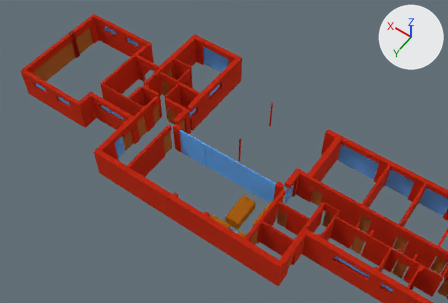
An edit to the glTF model pr-preview/pr-61/models/ground_floor.glb, drawn before and after from the same camera.
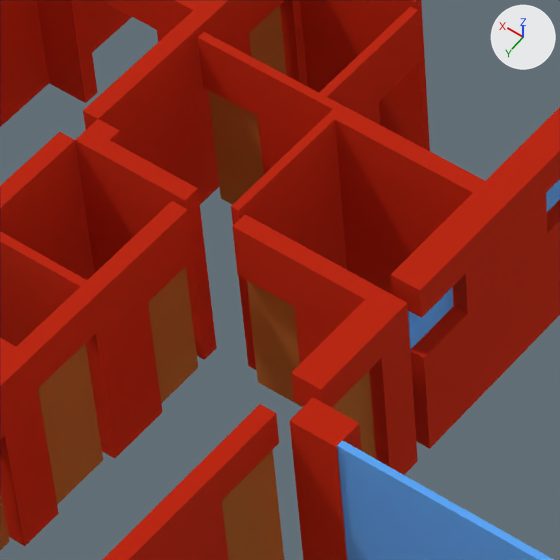
Each version is shown whole from a 50 mm camera at (6.59, 35.22, 42.8) aimed at (26.56, 7.26, -1.14), then close up on the part from 29% to 47% of the width and 22% to 48% of the height. The lights are fixed; the arrows at upper right show +X, +Y and +Z. The last two pictures show the newer version. Where no turn or scale is listed for an object, it has been applied to the vertices.

The older version as bpy lines, for what is in view:
```python
me_masonry_006 = bpy.data.meshes.new('masonry.006')
me_masonry_006.from_pydata(...)  # 16 vertices, 28 faces; spans x 0.22..2.78, y -0.13..0.13, z 0.0..3.0
me_masonry_006.materials.append(mat_mat_0)  # red #e14628
me_masonry_007 = bpy.data.meshes.new('masonry.007')
me_masonry_007.from_pydata(...)  # 12 vertices, 20 faces; spans x 0.0..2.2, y -0.06..0.06, z 0.0..3.0
me_masonry_007.materials.append(mat_mat_0)  # red #e14628
me_masonry_058 = bpy.data.meshes.new('masonry.058')
me_masonry_058.from_pydata(...)  # 20 vertices, 36 faces; spans x -0.23..0.23, y -0.18..4.18, z 0.0..3.0
me_masonry_058.materials.append(mat_mat_0)  # red #e14628
ob_masonry_006 = bpy.data.objects.new('masonry.006', me_masonry_006)
ob_masonry_006.location = (34.97, 5.43, 0.0)
ob_masonry_007 = bpy.data.objects.new('masonry.007', me_masonry_007)
ob_masonry_007.location = (32.45, 5.84, 0.0)
ob_masonry_058 = bpy.data.objects.new('masonry.058', me_masonry_058)
ob_masonry_058.location = (33.08, 11.43, 0.0)
# also in view: 'masonry.059' at (34.88, 6.65, 1.5); 'masonry.061' at (34.97, 2.78, 1.5); 'masonry.005' at (33.76, 3.71, 1.5); 'door.017' at (30.02, 10.8, 1.22); 'door' at (34.2, 5.84, 1.04)
```
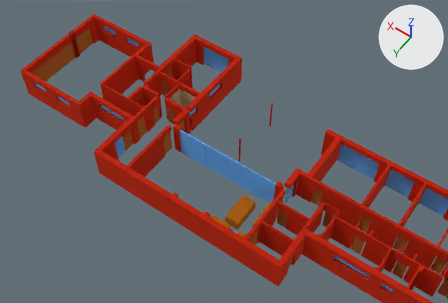
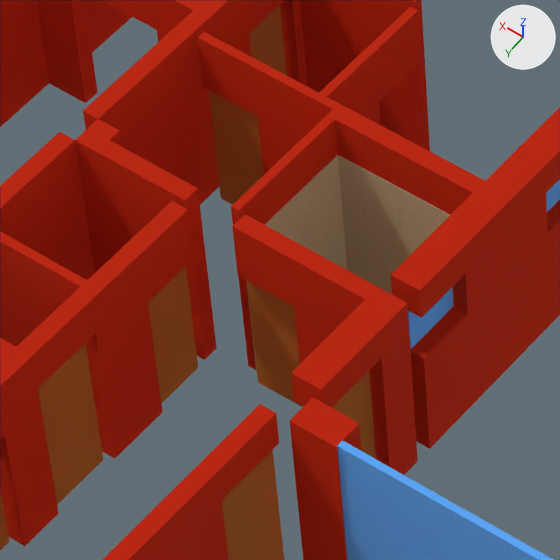
What differs and where, as boxes (x1, y1, x2, y2) in the close-ups (560 x 560 px):
'tile.038', added (beige): after (360, 167, 402, 252)
'tile.020', added (beige): after (309, 155, 343, 247)
'tile.037', added (beige): after (398, 187, 437, 256)
'tile.021', added (beige): after (279, 183, 315, 251)
'tile.039', added (beige): after (338, 155, 365, 232)
'tile.034', added (beige): after (365, 232, 403, 294)
'tile.035', added (beige): after (343, 220, 369, 282)
'tile.016', added (beige): after (315, 221, 347, 270)
'tile.022', added (mostly hidden): after (265, 211, 281, 234)
'tile.036', added (mostly hidden): after (436, 208, 450, 228)

What changed in the scene script:
```text
Add me_tile_035:
    me_tile_035.from_pydata([(31.956, 6.025, -0.021), (31.956, 6.034, -0.021), (32.325, 6.034, -0.017), (32.325, 6.025, -0.017), (32.325, 6.034, 1.158), (32.325, 6.025, 1.158), (31.956, 6.034, 1.158), (31.956, 6.025, 1.158)], [], [(3, 0, 1), (3, 1, 2), (5, 3, 2), (5, 2, 4), (7, 5, 4), (7, 4, 6), (0, 7, 6), (0, 6, 1), (3, 5, 7), (3, 7, 0), (2, 6, 4), (2, 1, 6)])
    me_tile_035.materials.append(mat_mat_6)  # beige #decdb0
Add me_tile_034:
    me_tile_034.from_pydata([(31.354, 6.025, -0.028), (31.354, 6.034, -0.028), (31.954, 6.034, -0.021), (31.954, 6.025, -0.021), (31.954, 6.034, 1.158), (31.954, 6.025, 1.158), (31.354, 6.034, 1.158), (31.354, 6.025, 1.158)], [], [(2, 0, 1), (3, 0, 2), (5, 3, 2), (5, 2, 4), (7, 5, 4), (7, 4, 6), (1, 7, 6), (0, 7, 1), (3, 5, 7), (3, 7, 0), (2, 6, 4), (2, 1, 6)])
    me_tile_034.materials.append(mat_mat_6)  # beige #decdb0
Add me_tile_016:
    me_tile_016.from_pydata([(32.325, 6.025, -0.017), (32.317, 6.025, -0.017), (32.317, 6.625, -0.011), (32.325, 6.625, -0.011), (32.317, 6.625, 1.158), (32.325, 6.625, 1.158), (32.317, 6.025, 1.158), (32.325, 6.025, 1.158)], [], [(2, 0, 1), (3, 0, 2), (5, 3, 2), (5, 2, 4), (7, 5, 4), (7, 4, 6), (0, 7, 6), (0, 6, 1), (7, 0, 3), (7, 3, 5), (6, 2, 1), (6, 4, 2)])
    me_tile_016.materials.append(mat_mat_6)  # beige #decdb0
Add ob_tile_039:
    ob_tile_039 = bpy.data.objects.new('tile.039', me_tile_039)  # a box spanning x 31.956..32.325, y 6.025..6.034, z 1.16..2.36; in mat_mat_6 (beige #decdb0)
    ob_tile_039.location = (0.0, 0.0, 0.0)
Add ob_tile_038:
    ob_tile_038 = bpy.data.objects.new('tile.038', me_tile_038)  # a box spanning x 31.354..31.954, y 6.025..6.034, z 1.16..2.36; in mat_mat_6 (beige #decdb0)
    ob_tile_038.location = (0.0, 0.0, 0.0)
Add ob_tile_037:
    ob_tile_037 = bpy.data.objects.new('tile.037', me_tile_037)  # a box spanning x 30.752..31.352, y 6.025..6.034, z 1.16..2.36; in mat_mat_6 (beige #decdb0)
    ob_tile_037.location = (0.0, 0.0, 0.0)
Add ob_tile_036:
    ob_tile_036 = bpy.data.objects.new('tile.036', me_tile_036)  # a box spanning x 30.15..30.75, y 6.025..6.034, z 1.16..2.36; in mat_mat_6 (beige #decdb0)
    ob_tile_036.location = (0.0, 0.0, 0.0)
Add ob_tile_035:
    ob_tile_035 = bpy.data.objects.new('tile.035', me_tile_035)
    ob_tile_035.location = (0.0, 0.0, 0.0)
Add ob_tile_034:
    ob_tile_034 = bpy.data.objects.new('tile.034', me_tile_034)
    ob_tile_034.location = (0.0, 0.0, 0.0)
Add ob_tile_022:
    ob_tile_022 = bpy.data.objects.new('tile.022', me_tile_022)  # a box spanning x 32.317..32.325, y 7.229..7.829, z 1.16..2.36; in mat_mat_6 (beige #decdb0)
    ob_tile_022.location = (0.0, 0.0, 0.0)
Add ob_tile_021:
    ob_tile_021 = bpy.data.objects.new('tile.021', me_tile_021)  # a box spanning x 32.317..32.325, y 6.627..7.227, z 1.16..2.36; in mat_mat_6 (beige #decdb0)
    ob_tile_021.location = (0.0, 0.0, 0.0)
Add ob_tile_020:
    ob_tile_020 = bpy.data.objects.new('tile.020', me_tile_020)  # a box spanning x 32.317..32.325, y 6.025..6.625, z 1.16..2.36; in mat_mat_6 (beige #decdb0)
    ob_tile_020.location = (0.0, 0.0, 0.0)
Add ob_tile_016:
    ob_tile_016 = bpy.data.objects.new('tile.016', me_tile_016)
    ob_tile_016.location = (0.0, 0.0, 0.0)
```
